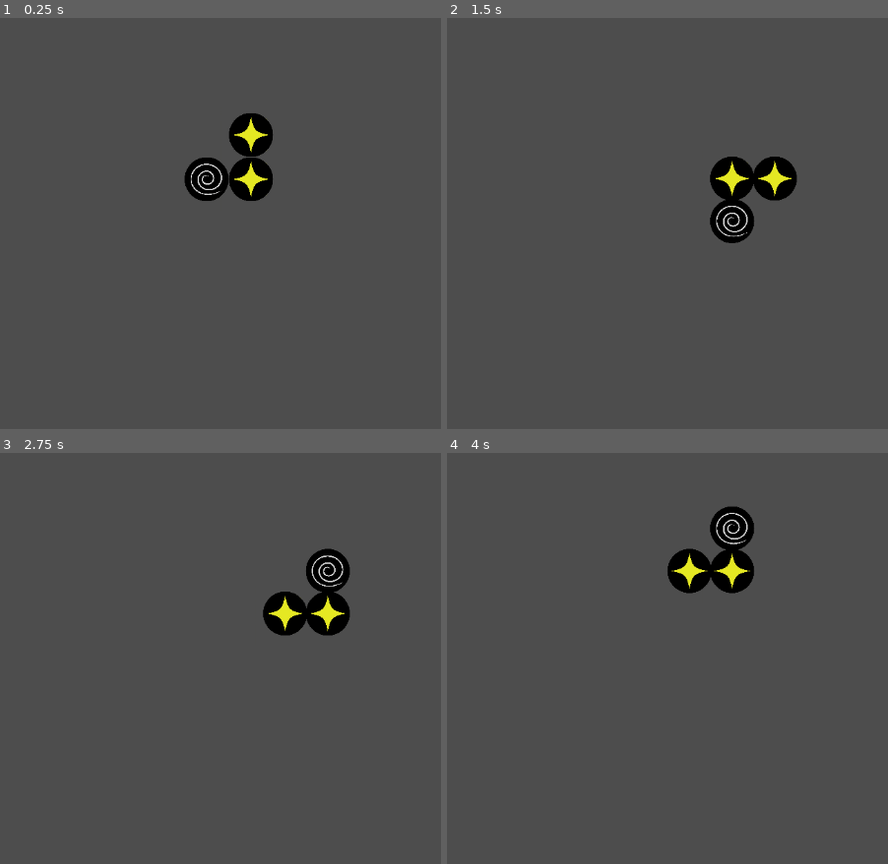
Above: before the commit, frames 1-4 (two rows, left to right).
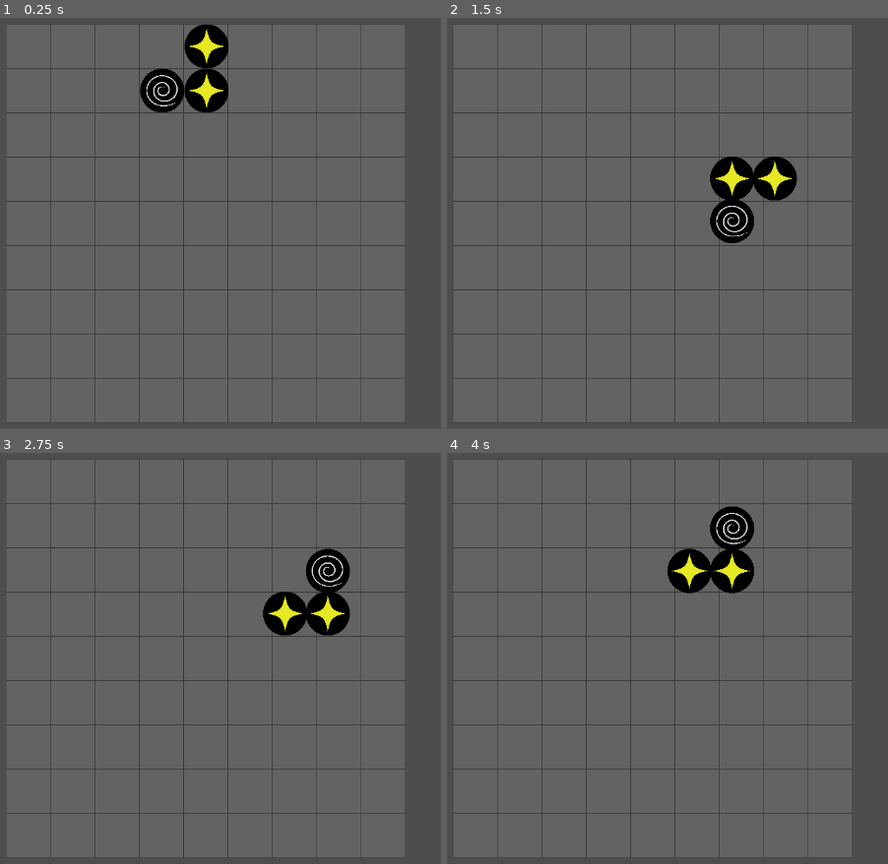
Above: after the commit, the same moments.

Repository: Jose-YP/PuzzlePrototype
Game: Godot game, scene res://Scenes/Main.tscn
The game is run twice, just before and just after one commit, with the same random seed, the same clock (stepped at 60 frames per second) and the same inputs.
Inputs:
- Up to frame 1 (0.25 s): no input
- Up to frame 2 (1.5 s): tap Enter (ui_accept) at 0.5, 0.77, 1.25 s; hold Right (ui_right) 0.53-1.28 s; hold Down (ui_down) from 1.28 s (still down)
- Up to frame 3 (2.75 s): tap Enter (ui_accept) at 1.52, 2 s; release Down (ui_down) at 2.03 s; hold Right (ui_right) from 2.03 s (still down)
- Up to frame 4 (4 s): tap Enter (ui_accept) at 2.75, 3.02, 3.5, 3.77 s; release Right (ui_right) at 2.78 s; hold Up (ui_up) 2.78-3.53 s; hold Left (ui_left) from 3.53 s (still down)

The runs differ from the first frame. In frame 1, 5.1% of the frame differs, in the area x 31-63%, y 1-45%; in frame 2, less than 0.1%; in frame 3, less than 0.1%; in frame 4, less than 0.1%.

Commit message:
Grid is drawn and visible

Diff:
--- a/Code/Scenes/Board.gd
+++ b/Code/Scenes/Board.gd
@@ -27,6 +27,9 @@
 	board = make_grid()
 	spawn_piece()
 	#fill_board()
+
+
+
 	display_board()
 
 func make_grid() -> Array[Array]:
@@ -39,6 +42,16 @@
 
 	return array
 
+func _draw() -> void:
+	var drawOrigin = origin - offset/2
+	var boardRect: Rect2 = Rect2(drawOrigin,Vector2(offset.x * width,offset.y * height))
+	draw_rect(boardRect, Color(0.389, 0.389, 0.389))
+
+	for i in width:
+		for j in height:
+			var rectOrigin = grid_to_pixel(Vector2(i,j)) - offset/2
+			var tileRect: Rect2 = Rect2(rectOrigin, offset)
+			draw_rect(tileRect, Color(0.208, 0.208, 0.208, 0.706), false, 1.5)
 #______________________________
 #BASIC CONTROLS
 #______________________________
--- a/Scenes/Main.tscn
+++ b/Scenes/Main.tscn
@@ -5,6 +5,8 @@
 [node name="Main" type="Node2D"]
 script = ExtResource("1_wufa0")
 offset = Vector2(65, 65)
+origin = Vector2(200, 85)
+start_pos = Vector2(4, 1)
 
 [node name="Grid" type="Node2D" parent="."]
 position = Vector2(-20, -61)
--- a/Scenes/Test.tscn
+++ b/Scenes/Test.tscn
@@ -95,6 +95,7 @@
 
 [node name="TextureRect" type="TextureRect" parent="."]
 material = ExtResource("7_c0alx")
+layout_mode = 0
 offset_left = 19.0
 offset_top = -1064.0
 offset_right = 1099.0
Binary file added: Art/icons-set-3_0001s_0000_Layer-89.png
Not shown, added: Art/icons-set-3_0001s_0000_Layer-89.png.import
